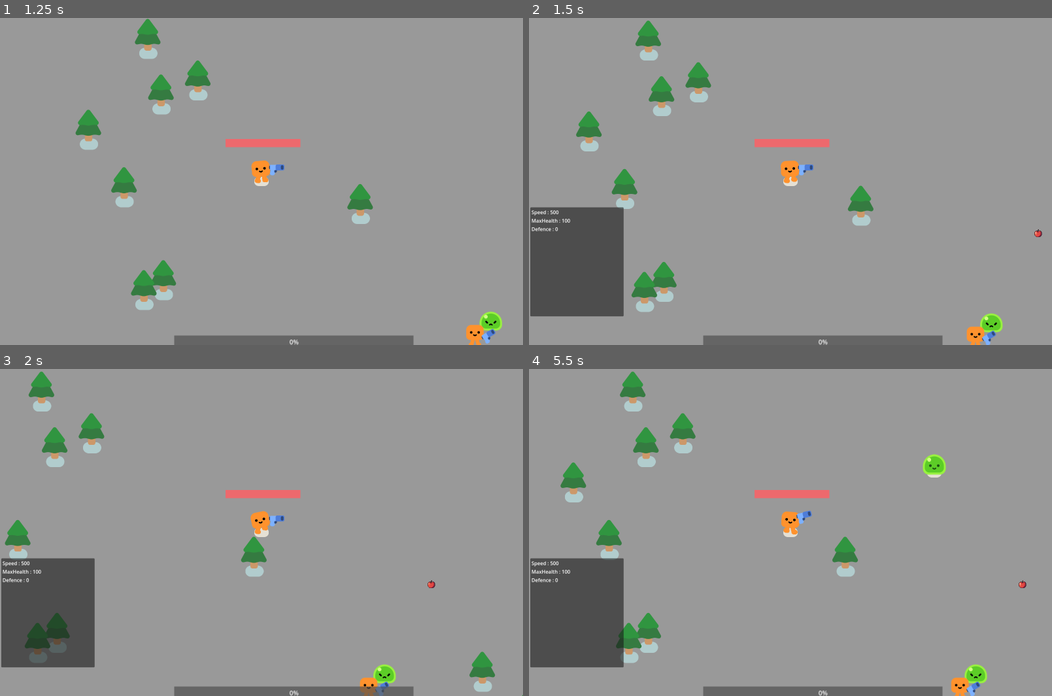
Above: before the commit, frames 1-4 (two rows, left to right).
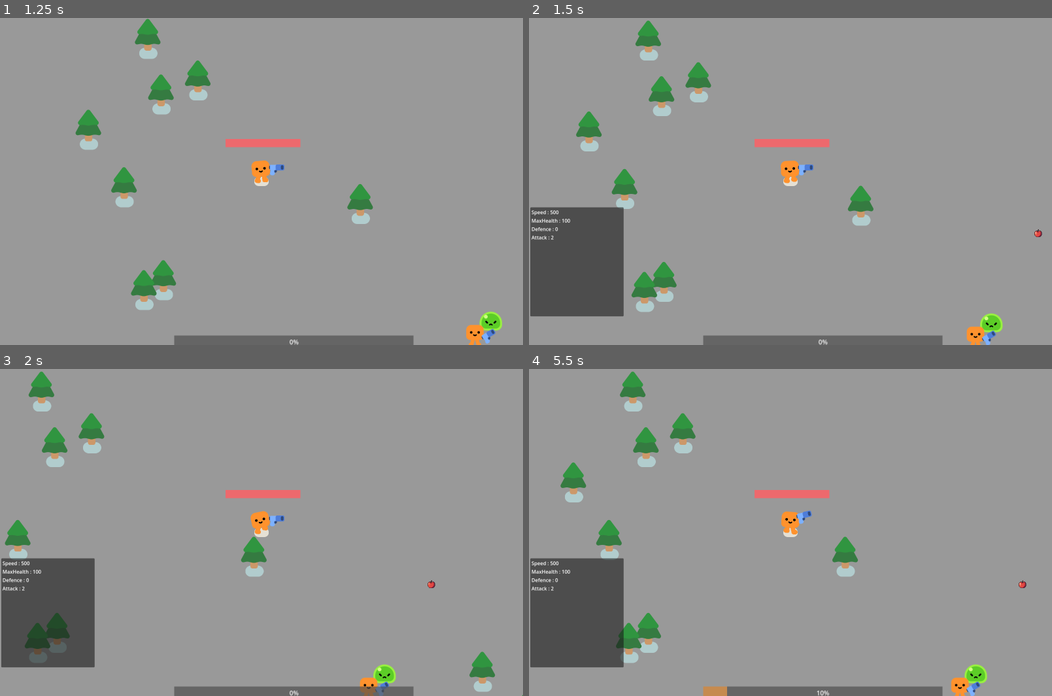
Above: after the commit, the same moments.

Repository: Kuui22/Godot_test
Game: Godot game, scene res://menus/mainmenu.tscn
Same seed, same stepped clock (60 frames per second), same inputs: the game is played once before the commit and once after it.
Inputs (mouse positions are in pixels of both pictures, inside the frame that each line leads up to):
- Up to frame 1 (1.25 s): click "Start" at 0.5 s
- Up to frame 2 (1.5 s): move the mouse to (905, 165) at 1.27 s; hold D (move_right) from 1.28 s (still down); tap C (characterstats) at 1.35 s; click (905, 165) at 1.42 s
- Up to frame 3 (2 s): keep holding D (move_right)
- Up to frame 4 (5.5 s): move the mouse to (685, 548) at 2.02 s; release D (move_right) at 2.03 s; hold S (move_down) 2.03-2.78 s; tap E (interact) at 2.1, 3.6, 5.1 s; move the mouse to (842, 460) at 2.77 s; hold D (move_right) 2.78-3.53 s; tap C (characterstats) at 2.85, 4.35 s; move the mouse to (764, 597) at 3.52 s; hold W (move_up) 3.53-4.28 s; click (764, 597) at 3.67 s; move the mouse to (947, 581) at 4.27 s; hold A (move_left) from 4.28 s (still down); tap I (inventory) at 4.9 s; move the mouse to (947, 597) at 5.02 s; click (947, 597) at 5.17 s

Frame 1 is identical in both runs. In frame 2, less than 0.1% of the frame differs, in the area x 0-5%, y 66-68%; in frame 3, less than 0.1%; in frame 4, 0.4%, in the area x 0-80%, y 26-100%.

Commit message:
motion mode floating and better statsdict

Diff:
--- a/2d-project-start/mobs/slime.gd
+++ b/2d-project-start/mobs/slime.gd
@@ -1,7 +1,7 @@
 extends CharacterBody2D
 #@export var slime:Node2D
 var health:int = 3
-var experience:int = 5
+var experience:int = 10
 signal dead(data:String,experience:int,scene)
 
 @onready var player = get_node("/root/Game/Player")
--- a/2d-project-start/mobs/slime.tscn
+++ b/2d-project-start/mobs/slime.tscn
@@ -3,12 +3,13 @@
 [ext_resource type="PackedScene" uid="uid://ogik4s70pgwl" path="res://characters/slime/slime.tscn" id="1_bje57"]
 [ext_resource type="Script" path="res://mobs/slime.gd" id="1_usg45"]
 
-[sub_resource type="CircleShape2D" id="CircleShape2D_hq8m2"]
-radius = 52.0096
+[sub_resource type="CircleShape2D" id="CircleShape2D_ci57i"]
+radius = 50.0204
 
 [node name="Slime" type="CharacterBody2D"]
 collision_layer = 2
 collision_mask = 3
+motion_mode = 1
 script = ExtResource("1_usg45")
 
 [node name="Slime" parent="." instance=ExtResource("1_bje57")]
@@ -16,6 +17,6 @@
 scale = Vector2(0.7, 0.7)
 
 [node name="CollisionShape2D" type="CollisionShape2D" parent="."]
-position = Vector2(0, -29)
+position = Vector2(0, -23)
 scale = Vector2(0.7, 0.7)
-shape = SubResource("CircleShape2D_hq8m2")
+shape = SubResource("CircleShape2D_ci57i")
--- a/2d-project-start/player.gd
+++ b/2d-project-start/player.gd
@@ -19,20 +19,17 @@
 	set(value):
 		Stats = value
 
-var maxhealth:float = 100.0
 var health:float = Stats.health
-var speed:float = Stats.speed
-var defence:int = 0
-var attack:int = 2
 const MAX_AI_SPEED:float = 450.0
 const SPEEDFACTOR:float = 50
 const DAMAGE_RATE:float = 5.0
 const ACCELERATION = 300
 
 @export var statsdict:Dictionary = {
-	"Speed":speed,
-	"MaxHealth":maxhealth,
-	"Defence":defence
+	"Speed":Stats.speed,
+	"MaxHealth":100.0,
+	"Defence":0,
+	"Attack":2
 	}
 var coins:int
 var diamonds:int
@@ -62,13 +59,13 @@
 
 func _ready():
 	PlayerManager.player = self
-	currentweapon.damage = attack
+	currentweapon.damage = statsdict['Attack']
 
 func _physics_process(delta:float):
 	#direction
 	if Input.is_action_pressed("move_left") or Input.is_action_pressed("move_right") or Input.is_action_pressed("move_up") or Input.is_action_pressed("move_down"):#player input
 		var direction = Input.get_vector("move_left", "move_right","move_up","move_down")
-		velocity = direction * speed
+		velocity = direction * statsdict['Speed']
 		state = "MOVING"
 	else:#check for enemies
 		enemies_in_range = weapon.get_overlapping_bodies()
@@ -84,7 +81,7 @@
 		else:#no enemies
 			if state == "FIGHT" or state == "MOVING":
 				state="IDLE"
-				velocity = velocity.move_toward(Vector2.ZERO, DAMPING * delta * speed)
+				velocity = velocity.move_toward(Vector2.ZERO, DAMPING * delta * statsdict['Speed'])
 			wander_ai(delta)
 
 
@@ -172,13 +169,10 @@
 #attributes of the item: like defence + idk speed? and loop through them and add each to the statistics
 #so that we can have multistat items
 func equip(def_value:int) -> void:
-	defence += def_value
-	statsdict['Defence'] = defence
+	statsdict['Defence'] += def_value
 
 func unequip(def_value:int) -> void:
-	defence -= def_value
-	statsdict['Defence'] = defence
+	statsdict['Defence'] -= def_value
 
 func valueupdate(value:int) -> void:
-	coins += value
-	valuesdict['Coins'] = coins
+	valuesdict['Coins'] += value
--- a/2d-project-start/player.tscn
+++ b/2d-project-start/player.tscn
@@ -5,7 +5,7 @@
 [ext_resource type="PackedScene" uid="uid://dg3a7vrvj7d0l" path="res://weapons/gun.tscn" id="3_rdkbn"]
 
 [sub_resource type="CircleShape2D" id="CircleShape2D_qfsau"]
-radius = 32.0
+radius = 30.034
 
 [sub_resource type="CircleShape2D" id="CircleShape2D_7wcli"]
 radius = 36.1248
@@ -20,6 +20,7 @@
 radius = 148.165
 
 [node name="Player" type="CharacterBody2D" node_paths=PackedStringArray("happy_boo", "weapon")]
+motion_mode = 1
 script = ExtResource("1_pg2w0")
 happy_boo = NodePath("HappyBoo")
 weapon = NodePath("Weapon")
--- a/2d-project-start/player/player_manager.gd
+++ b/2d-project-start/player/player_manager.gd
@@ -52,11 +52,10 @@
 	else:
 		return slot_data
 func level_up():
-	player.maxhealth += 20
-	player.healthbar.max_value= player.maxhealth
-	player.healthbar.value= player.maxhealth
-	player.health = player.maxhealth
-	player.statsdict['MaxHealth'] = player.maxhealth
+	player.statsdict['MaxHealth'] += 20
+	player.healthbar.max_value= player.statsdict['MaxHealth']
+	player.healthbar.value= player.statsdict['MaxHealth']
+	player.health = player.statsdict['MaxHealth']
 	statsupdated.emit()
 
 
